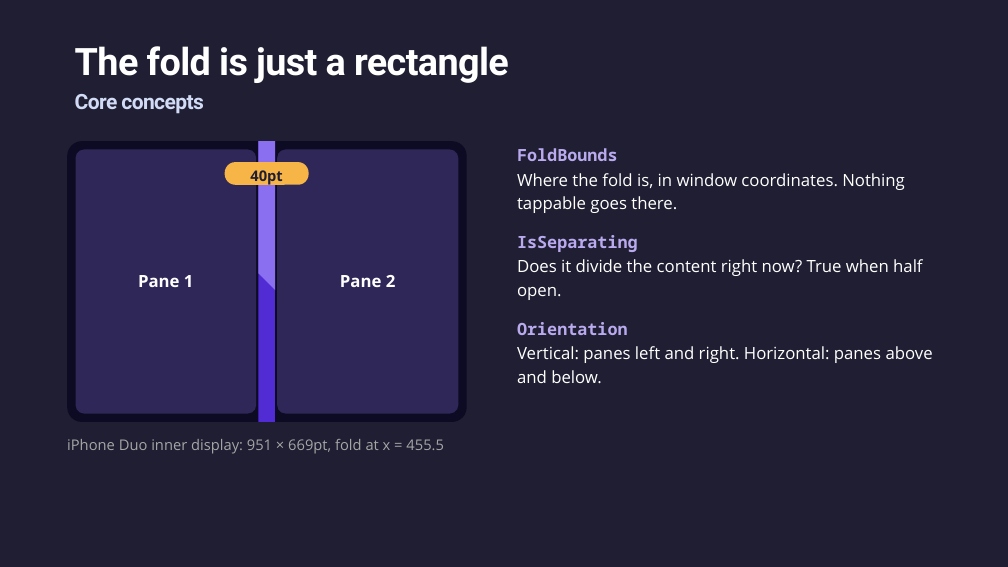
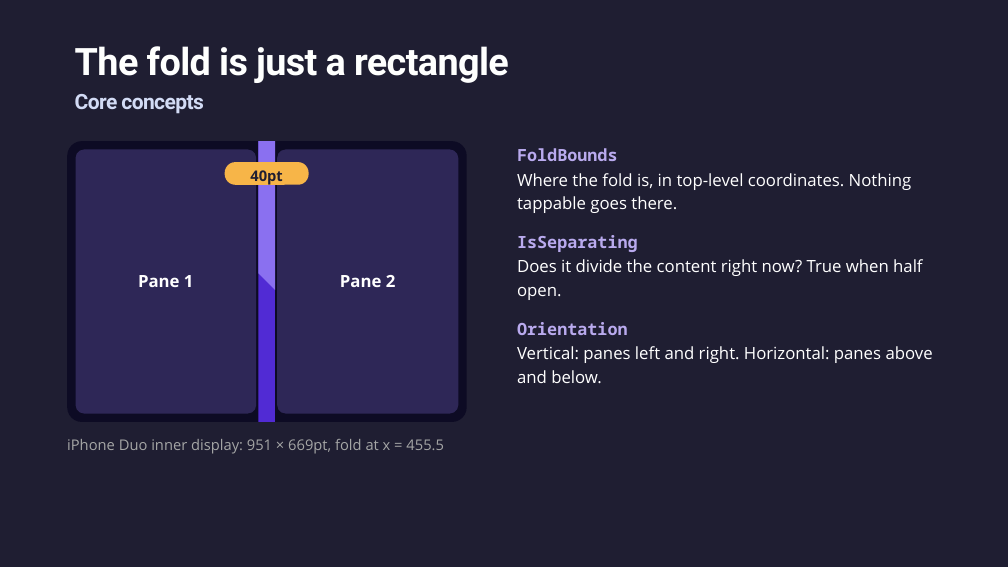
Before and after one commit to jsuarezruiz/dotnetconf2026-avalonia-foldables, a slide deck: slide 9 of Building Dual-Screen Experiences with Avalonia.pptx. Drawn at 1008x567 pixels with LibreOffice and Linux fonts; fonts in the diff are those of the drawing. Boxes give left, top, right and bottom in pixels: in the first picture for what was removed or moved away, otherwise in the second. Text is boxed around its words. In the diff, an @@ line names an element or a change of style, - is before the commit and + after.

```diff
--- a/Building Dual-Screen Experiences with Avalonia.pptx
+++ b/Building Dual-Screen Experiences with Avalonia.pptx
@@ text at bbox=[517, 173, 912, 213]: text changed @@
-Where the fold is, in window coordinates. Nothing tappable goes there.
+Where the fold is, in top-level coordinates. Nothing tappable goes there.
```
Also in this commit, not shown: 3 other slides changed, 1 other file.
